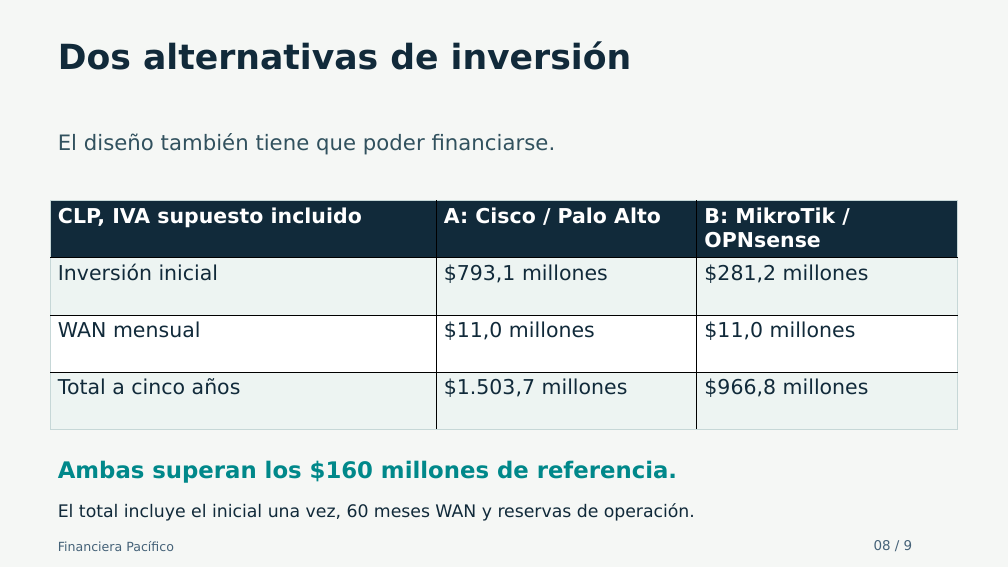
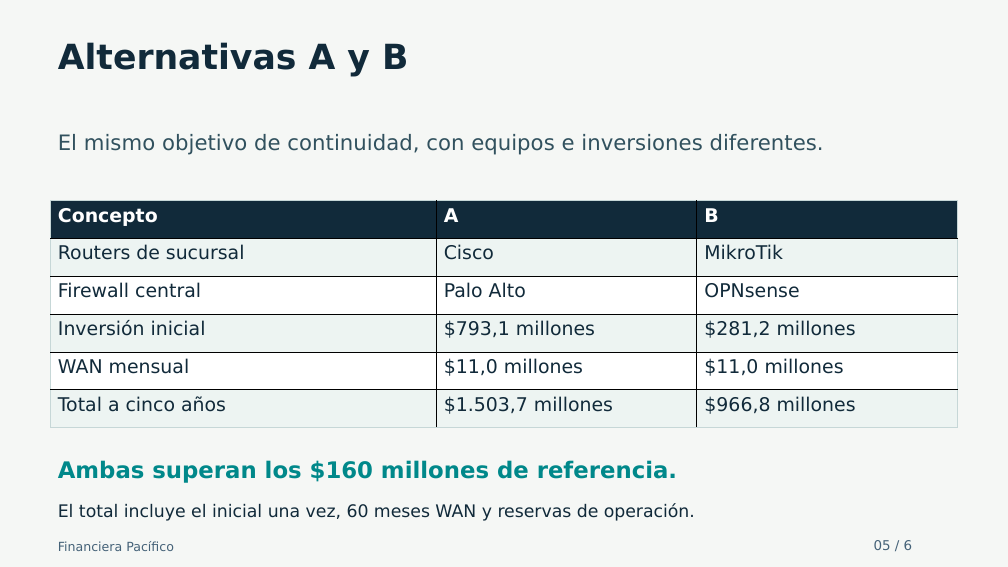
Before and after one commit to hu-herrera/financiera-pacifico-entrega-docente, a slide deck: slide 5 of Presentacion/Avance_Financiera_Pacifico_30_oct_2026.pptx (slide 8 before the commit). Drawn at 1008x567 pixels with LibreOffice and Linux fonts; fonts in the diff are those of the drawing. Boxes give left, top, right and bottom in pixels: in the first picture for what was removed or moved away, otherwise in the second. Text is boxed around its words. In the diff, an @@ line names an element or a change of style, - is before the commit and + after.

```diff
--- a/Presentacion/Avance_Financiera_Pacifico_30_oct_2026.pptx
+++ b/Presentacion/Avance_Financiera_Pacifico_30_oct_2026.pptx
@@ text at [58, 42, 408, 77]: text changed @@
-Dos alternativas de inversión
+Alternativas A y B
@@ text at [58, 134, 824, 155]: text changed @@
-El diseño también tiene que poder financiarse.
+El mismo objetivo de continuidad, con equipos e inversiones diferentes.
@@ table at [51, 201, 958, 544] @@
-row 1: CLP, IVA supuesto incluido | A: Cisco / Palo Alto | B: MikroTik / OPNsense
+row 1: Concepto | A | B
+row 2: Routers de sucursal | Cisco | MikroTik
+row 3: Firewall central | Palo Alto | OPNsense
@@ text at [874, 540, 913, 550]: text changed @@
-08 / 9
+05 / 6
```
Also in this commit, not shown: 5 other slides changed, 3 slides removed, 27 other files.
